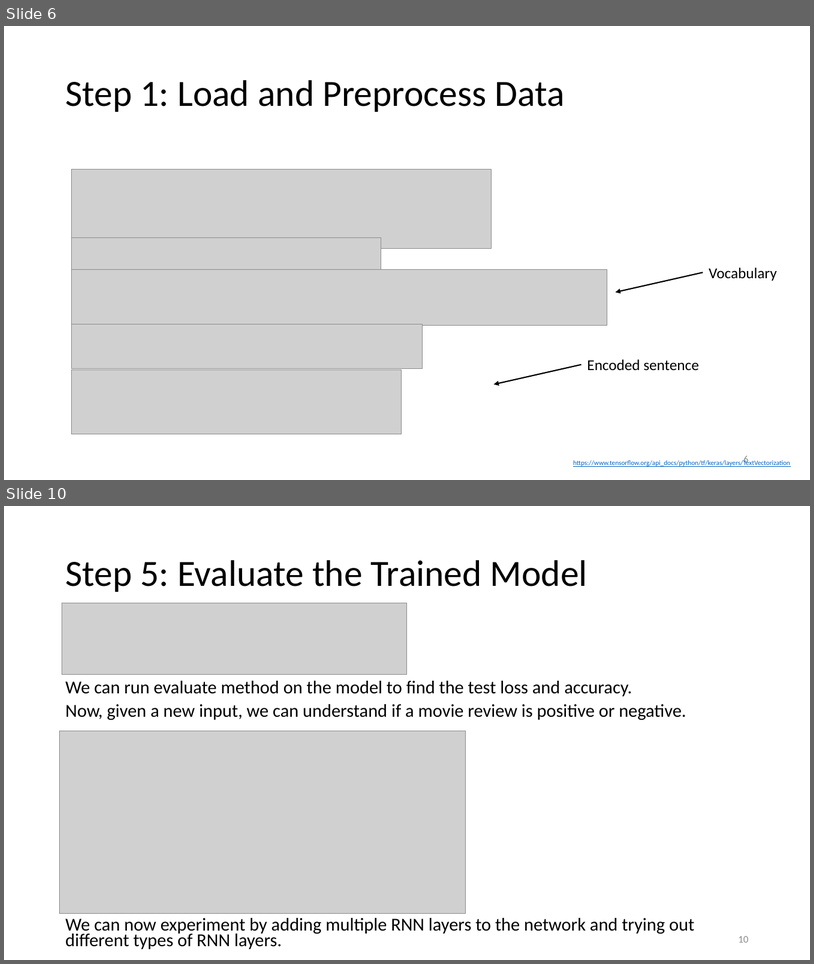
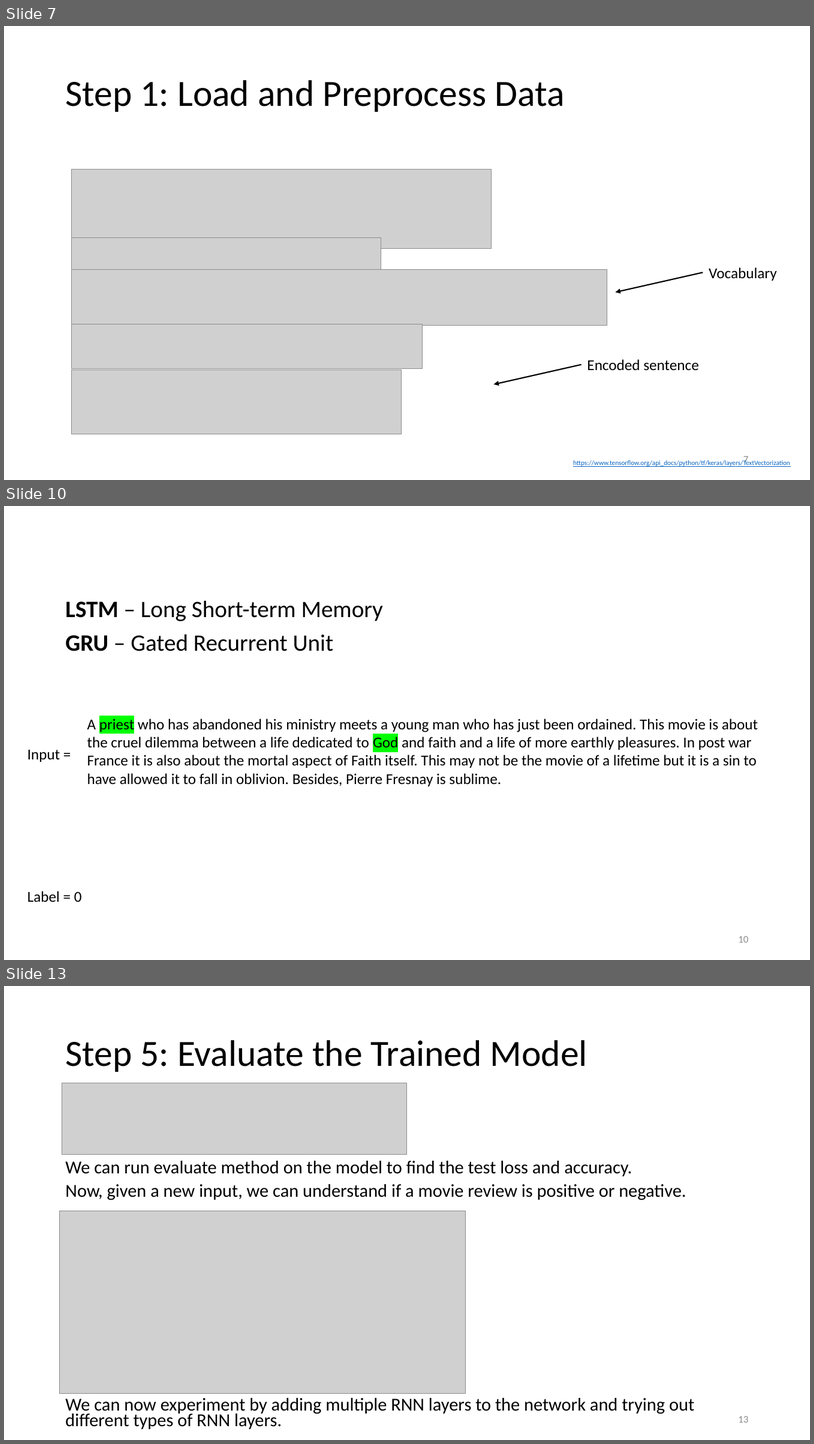
Before and after one commit to dia1128/AIandDataScienceWorkshopwithPython, a slide deck: Week11/Day2/2 - Deep Natural Language Processing.pptx. Shown one above the other, each under a label of ours: slides 6 and 10 before the commit, slides 7, 10 and 13 after it; the slides between them are not shown. The pictures are 814x964 and 814x1444 pixels, drawn with LibreOffice and Linux fonts; fonts in the diff are those of the drawing; grey boxes stand for pictures. Boxes give left, top, right and bottom in pixels: in the first picture for what was removed or moved away, otherwise in the second. Text is boxed around its words. In the diff, an @@ line names an element or a change of style, - is before the commit and + after.

```diff
--- a/Week11/Day2/2 - Deep Natural Language Processing.pptx
+++ b/Week11/Day2/2 - Deep Natural Language Processing.pptx
@@ slide 10 added at (4,506,810,960), background #FFFFFF @@
@@ text added at (65,600,383,651), 28 pt, text #000000 @@
+LSTM – Long Short-term Memory
+GRU – Gated Recurrent Unit
@@ text added at (87,718,758,786), 18 pt, text #000000 @@
+A priest who has abandoned his ministry meets a young man who has just been ordained. This movie is about the cruel dilemma between a life dedicated to God and faith and a life of more earthly pleasures. In post war France it is also about the mortal aspect of Faith itself. This may not be the movie of a lifetime but it is a sin to have allowed it to fall in oblivion. Besides, Pierre Fresnay is sublime.
@@ text added at (27,749,60,762), 18 pt, text #000000 @@
+Input =
@@ text added at (27,891,82,901), 18 pt, text #000000 @@
+Label = 0
@@ page number added at (738,936,749,942), 12 pt, text #8C8C8C @@
+10
@@ what was slide 6 is now slide 7 @@
@@ page number at (744,456,749,465): text changed @@
-6
+7
@@ what was slide 10 is now slide 13 @@
@@ page number at (738,1416,749,1422): text changed @@
-10
+13
```
Also in this commit, not shown: 5 slides changed, 2 other slides added, 1 other file.
